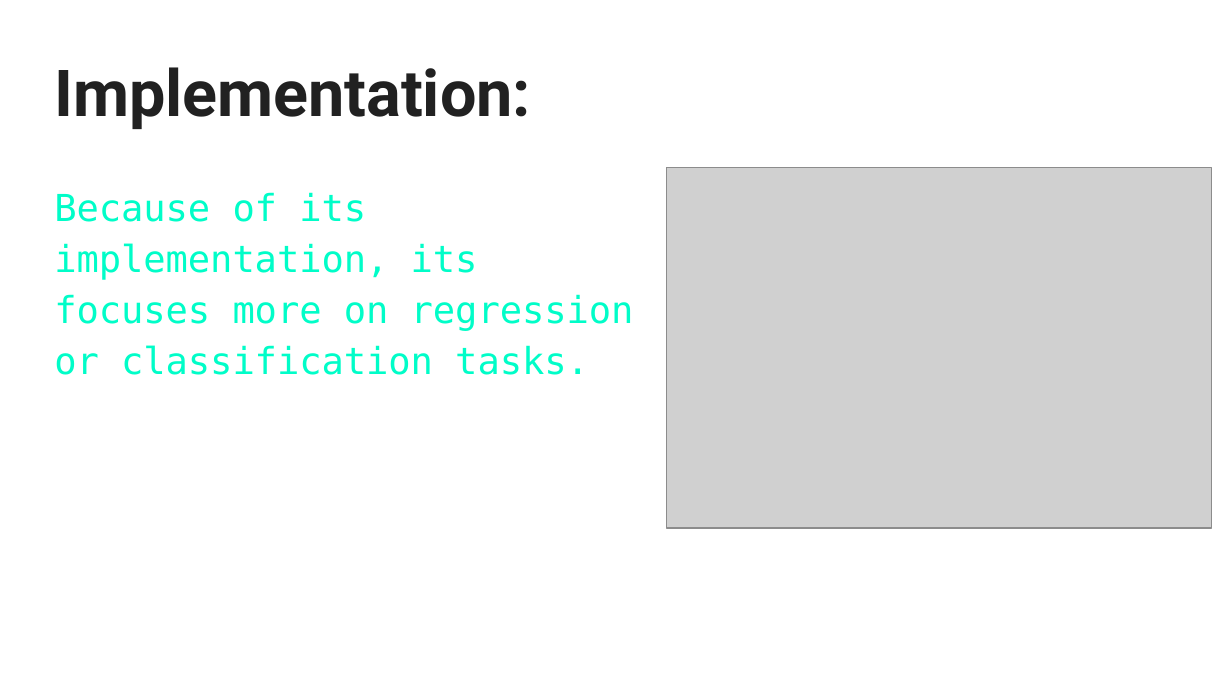
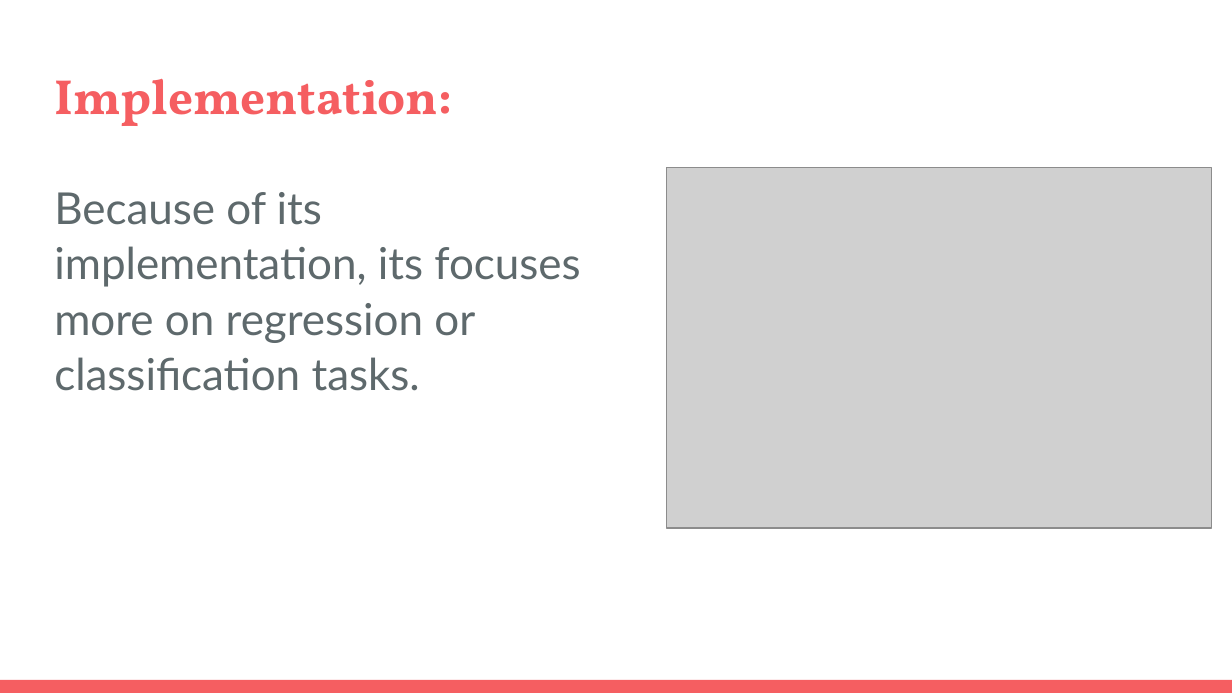
Before and after one commit to TrentNation/Data-Mining-Project-UG14, a slide deck: slide 11 of k-Nearest Neighbors (k-NN) Classification _ Regression.pptx (slide 8 before the commit). Drawn at 1232x693 pixels with LibreOffice and Linux fonts; fonts in the diff are those of the drawing; grey boxes stand for pictures. Boxes give left, top, right and bottom in pixels: in the first picture for what was removed or moved away, otherwise in the second. Text is boxed around its words. In the diff, an @@ line names an element or a change of style, - is before the commit and + after.

```diff
--- a/k-Nearest Neighbors (k-NN) Classification _ Regression.pptx
+++ b/k-Nearest Neighbors (k-NN) Classification _ Regression.pptx
@@ title "Implementation:": place and size @@
-title "Implementation:" at (54, 67, 531, 129)
+title "Implementation:" at (54, 79, 452, 126)
@@ title "Implementation:" at (54, 79, 452, 126): size 37.8 to 28.8 pt, font Roboto to Vollkorn, text colour #212121 to #F55E61 @@
@@ text "Because of its implementation, its ..." at (54, 192, 580, 391): size 21.7 to 25.7 pt, font DejaVu Sans Mono to Lato, text colour #00FDC8 to #5E696C; line spacing 1.15 to 1.05 @@
@@ rectangle added at (0, 680, 1232, 693), fill #F55E61 @@
```
Also in this commit, not shown: 10 other slides changed, 7 slides added, 4 slides removed.
